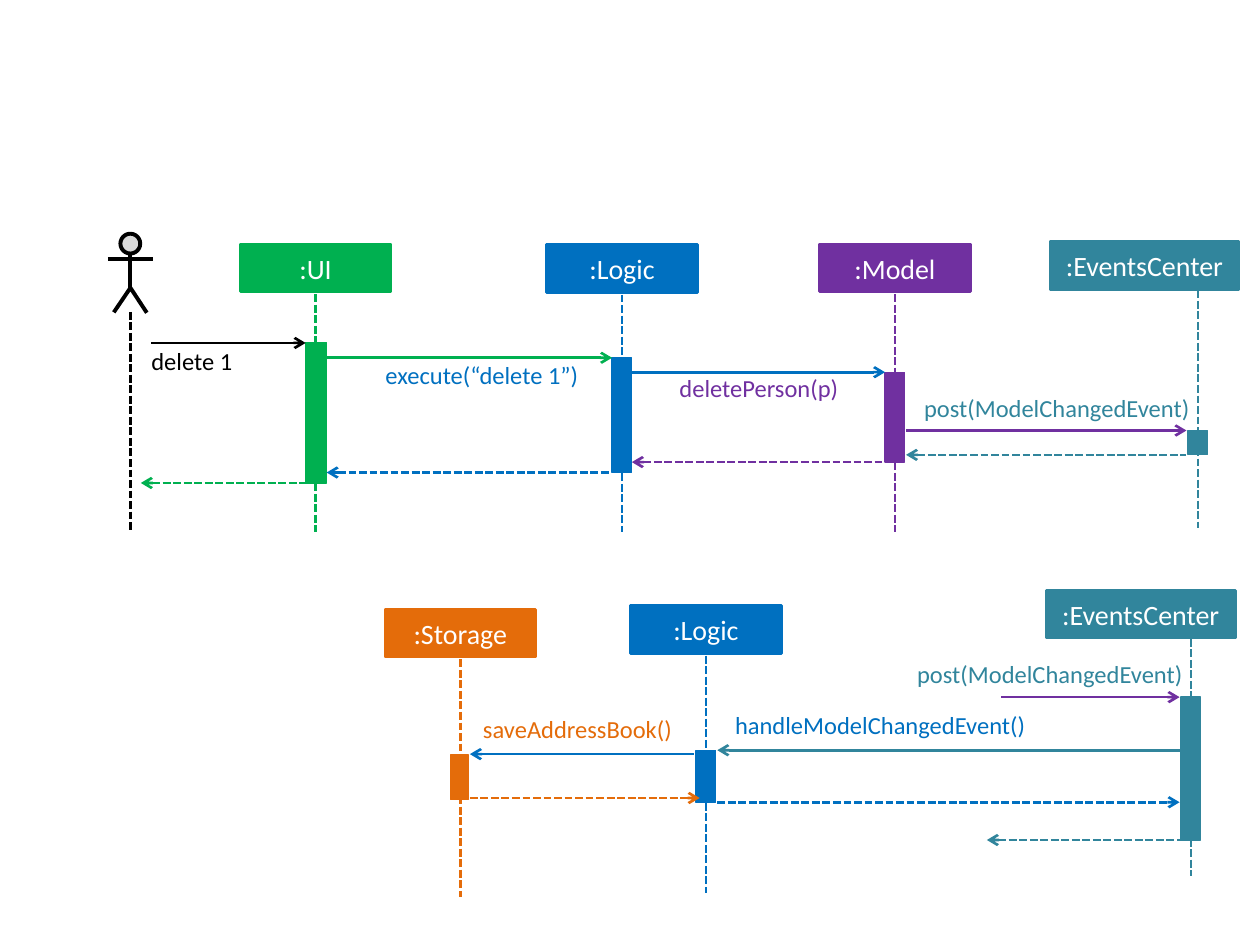
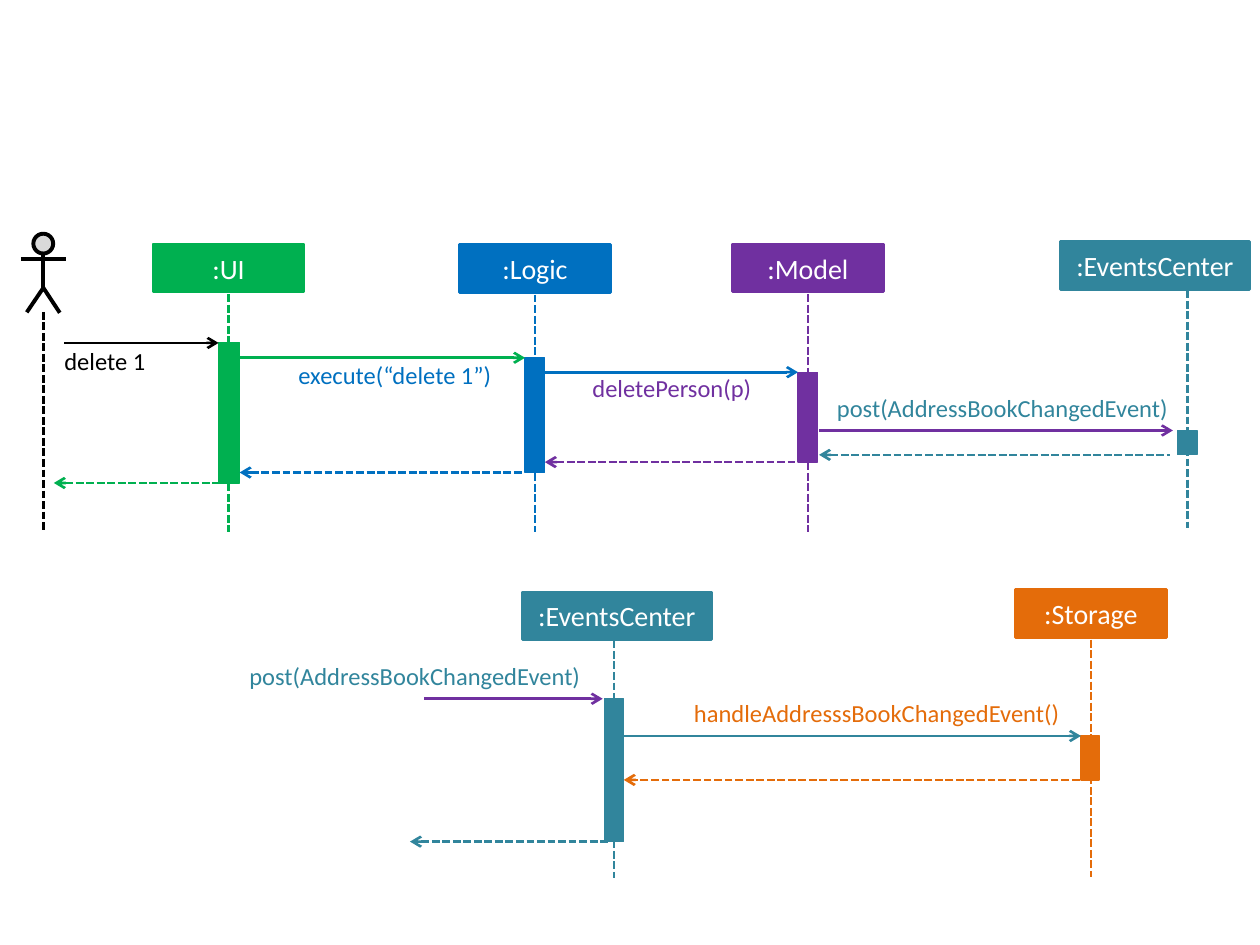
Before and after one commit to se-edu/addressbook-level4, a slide deck: slide 3 of docs/diagrams/Diagrams.pptx. Drawn at 1260x945 pixels with LibreOffice and Linux fonts; fonts in the diff are those of the drawing. Boxes give left, top, right and bottom in pixels: in the first picture for what was removed or moved away, otherwise in the second. Text is boxed around its words. In the diff, an @@ line names an element or a change of style, - is before the commit and + after.

Commit message:
Move AddressBook change event handling to Storage

```diff
--- a/docs/diagrams/Diagrams.pptx
+++ b/docs/diagrams/Diagrams.pptx
@@ rectangle ":EventsCenter": place and size @@
-rectangle ":EventsCenter" at [1050, 242, 1239, 290]
+rectangle ":EventsCenter" at [1061, 242, 1250, 290]
@@ 6 lines, 5 rectangles, 4 arrows, 3 texts, 1 ellipse, 1 freeform shape: place and size @@
-6 lines, 5 rectangles, 4 arrows, 3 texts, 1 ellipse, 1 freeform shape at [108, 234, 905, 532]
+6 lines, 5 rectangles, 4 arrows, 3 texts, 1 ellipse, 1 freeform shape at [21, 234, 818, 532]
@@ line moved from (1198, 290) - (1198, 528) to (1187, 290) - (1187, 528) @@
@@ text at [837, 399, 1168, 422]: text changed @@
-post(ModelChangedEvent)
+post(AddressBookChangedEvent)
@@ arrow moved from (906, 431) - (1187, 431) to (819, 431) - (1173, 431) @@
@@ rectangle: place and size @@
-rectangle at [1188, 431, 1208, 455]
+rectangle at [1177, 431, 1197, 455]
@@ 2 arrows, 1 rectangle: place and size @@
-2 arrows, 1 rectangle at [633, 244, 971, 462]
+2 arrows, 1 rectangle at [544, 244, 883, 462]
@@ arrow moved from (906, 455) - (1187, 455) to (819, 455) - (1171, 455) @@
@@ rectangle ":EventsCenter": place and size @@
-rectangle ":EventsCenter" at [1046, 590, 1235, 638]
+rectangle ":EventsCenter" at [523, 592, 712, 640]
@@ rectangle removed at [631, 606, 782, 654] @@
-:Logic
@@ 2 arrows, 1 rectangle, 1 line: place and size @@
-2 arrows, 1 rectangle, 1 line at [987, 639, 1201, 876]
+2 arrows, 1 rectangle, 1 line at [410, 640, 625, 878]
@@ line removed from (706, 655) to (706, 893) @@
@@ 2 rectangles, 1 line: place and size @@
-2 rectangles, 1 line at [386, 610, 537, 897]
+2 rectangles, 1 line at [1016, 590, 1167, 877]
@@ text at [249, 667, 580, 689]: text changed @@
-post(ModelChangedEvent)
+post(AddressBookChangedEvent)
@@ text at [694, 704, 1059, 727]: text changed; text colour #0070C0 to #E46C0A @@
-handleModelChangedEvent()
+handleAddresssBookChangedEvent()
@@ text removed at [483, 720, 672, 742] @@
-saveAddressBook()
@@ arrow moved from (717, 750) - (1179, 750) to (624, 736) - (1081, 736) @@
@@ arrow (624, 736) - (1081, 736): arrowheads changed @@
@@ arrow removed from (694, 755) to (470, 755) @@
@@ rectangle removed at [696, 750, 716, 801] @@
@@ arrow moved from (470, 798) - (699, 798) to (1090, 780) - (624, 780) @@
@@ arrow removed from (717, 803) to (1179, 803) @@
```
Also in this commit, not shown: 9 other files.
